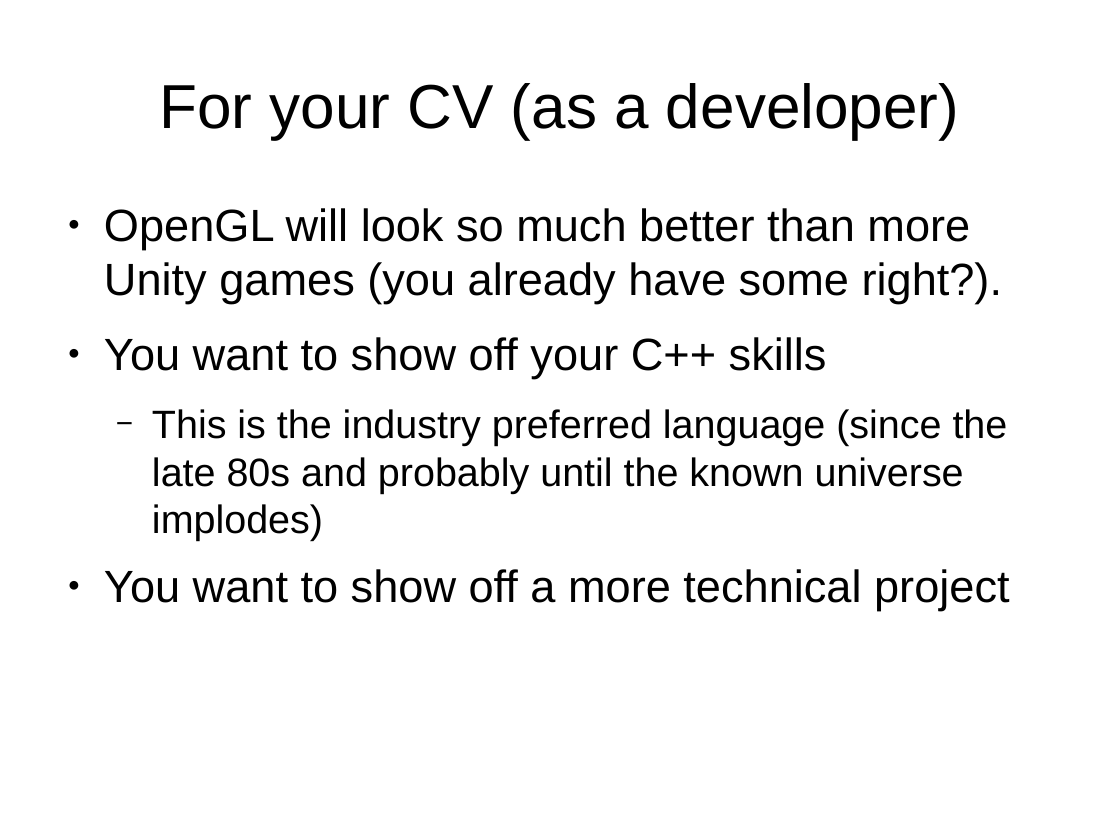
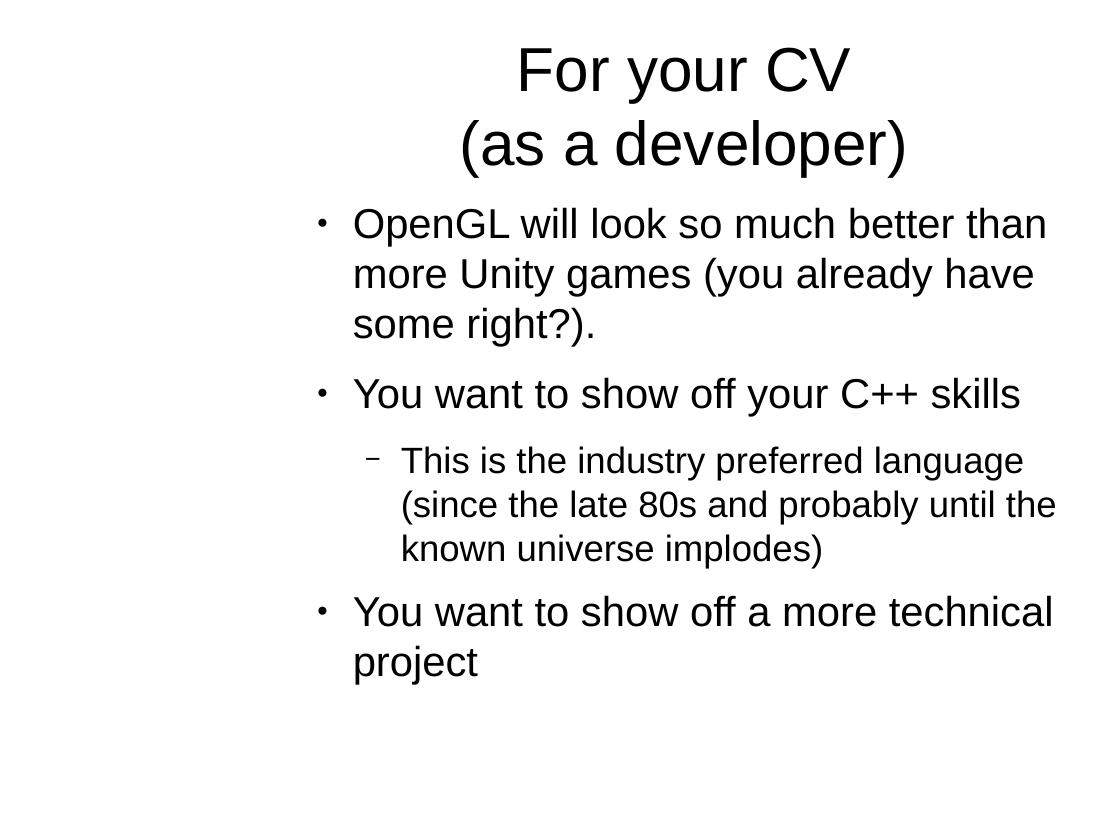
Before and after one commit to osen/creativelabs, a slide deck: slide 21 of 3dgp/3dgp-lec1.odp (slide 19 before the commit). Drawn at 1120x840 pixels with LibreOffice and Linux fonts; fonts in the diff are those of the drawing; background and template pictures are left out. Boxes give left, top, right and bottom in pixels: in the first picture for what was removed or moved away, otherwise in the second. Text is boxed around its words. In the diff, an @@ line names an element or a change of style, - is before the commit and + after.

```diff
--- a/3dgp/3dgp-lec1.odp
+++ b/3dgp/3dgp-lec1.odp
@@ text added at (10, 14, 244, 195), 18 pt, text #FFFFFF, bold @@
+3D Graphics Programming
+Introduction
+21
@@ title "For your CV (as a ..." rewrapped from (159, 83, 959, 139) to (460, 47, 908, 177) @@
@@ text "OpenGL will look so much ...": place and size @@
-text "OpenGL will look so much ..." at (104, 208, 1009, 611)
+text "OpenGL will look so much ..." at (353, 207, 1057, 685)
@@ text "OpenGL will look so much ..." at (353, 207, 1057, 685): size 32 to 29.6 pt in "OpenGL will look so much better than ...", "You want to show off your C++ ...", "You want to show off a more ..."; size 28 to 25.9 pt in "This is the industry preferred language (since ..." @@
```
Also in this commit, not shown: 21 other slides changed, 3 slides added, 1 slide removed, 5 other files.
